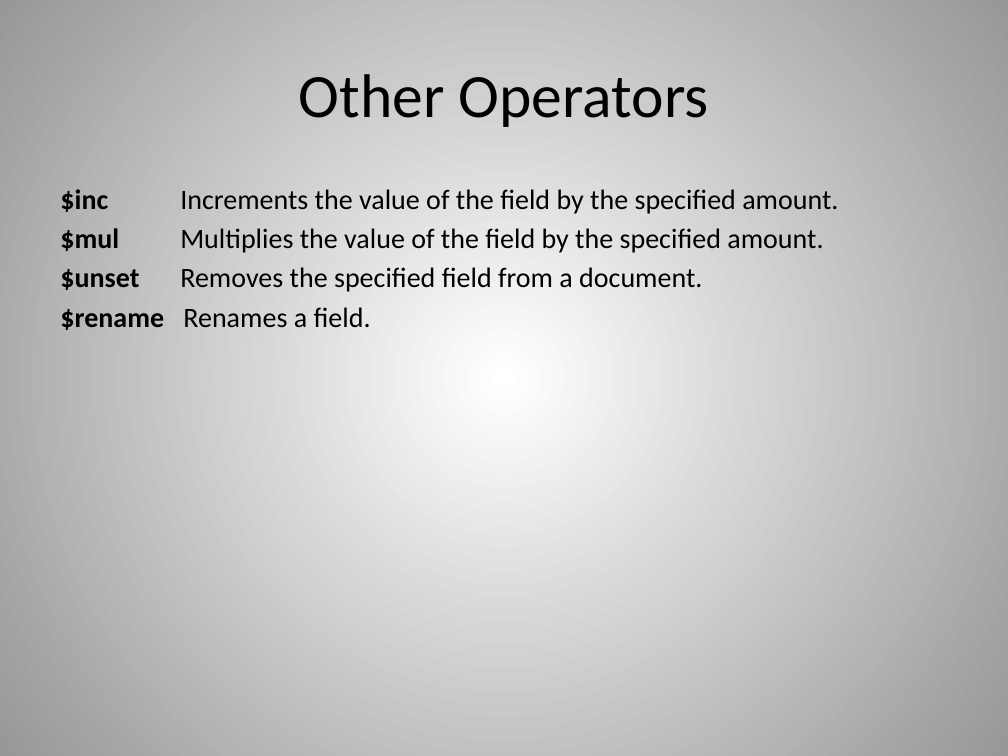
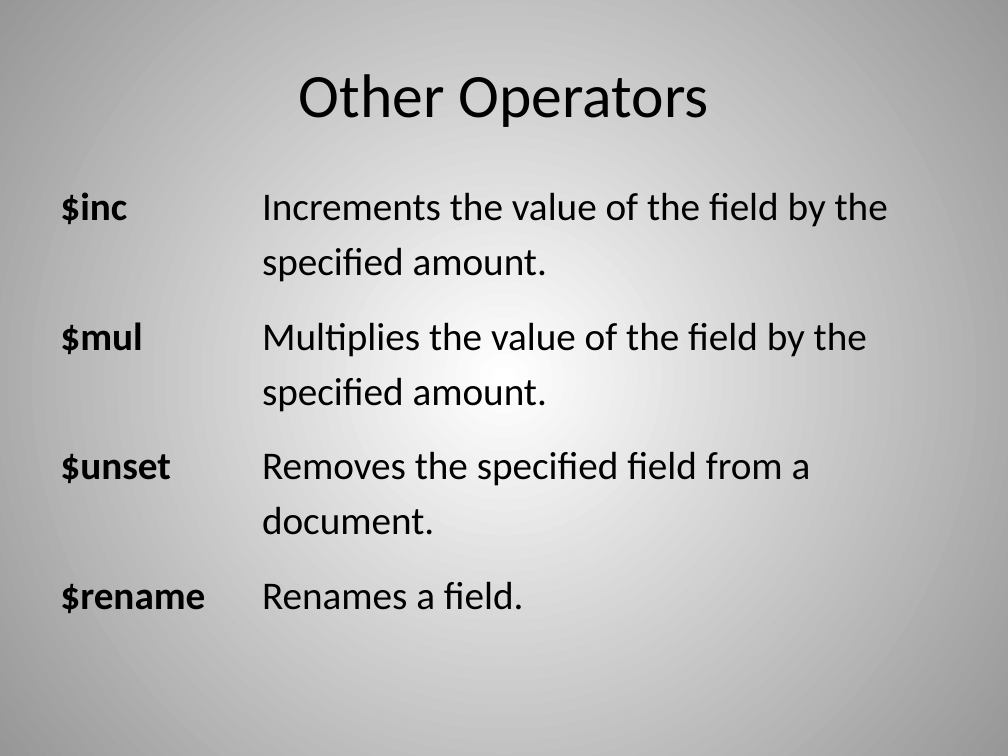
Before and after one commit to dvanvali/mongoDbPresentation, a slide deck: slide 31 of MongoDB.pptx. Drawn at 1008x756 pixels with LibreOffice and Linux fonts; fonts in the diff are those of the drawing. Boxes give left, top, right and bottom in pixels: in the first picture for what was removed or moved away, otherwise in the second. Text is boxed around its words. In the diff, an @@ line names an element or a change of style, - is before the commit and + after.

```diff
--- a/MongoDB.pptx
+++ b/MongoDB.pptx
@@ text at [60,192,888,535]: text changed; size 20 to 28 pt @@
-$inc Increments the value of the field by the specified amount.
-$mul Multiplies the value of the field by the specified amount.
-$unset Removes the specified field from a document.
+$inc Increments the value of the field by the
+specified amount.
+$mul Multiplies the value of the field by the
+specified amount.
+$unset Removes the specified field from a
+document.
@@ text at [60,581,524,613]: size 20 to 28 pt in "$rename Renames a field."; more space between paragraphs @@
```
Also in this commit, not shown: 10 other slides changed, 1 other file.
